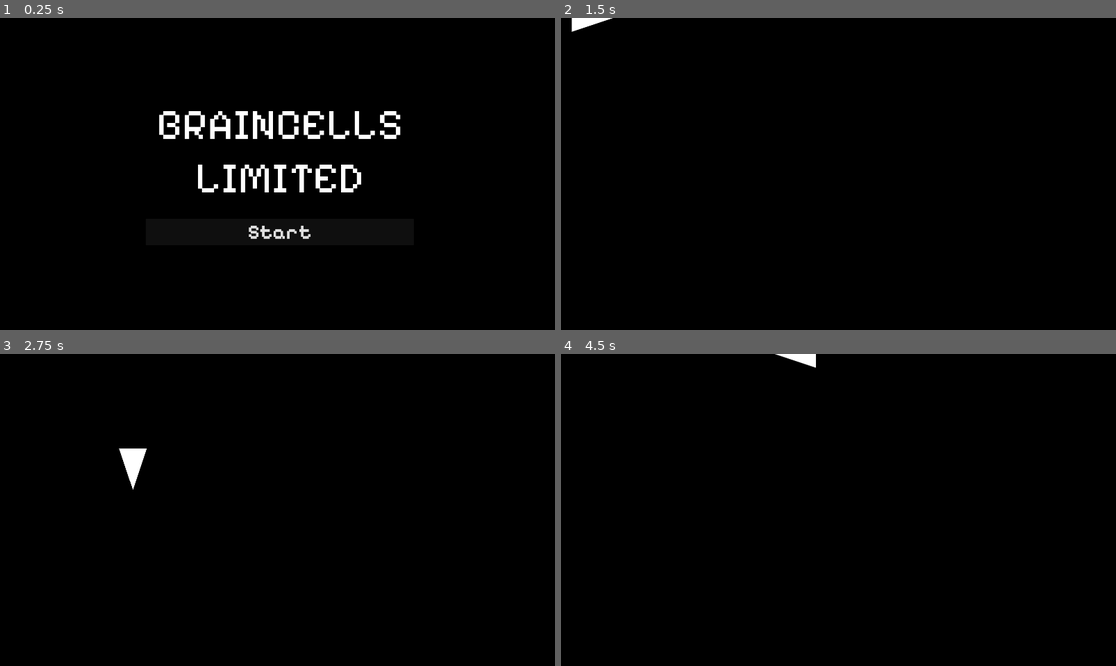
Above: before the commit, frames 1-4 (two rows, left to right).
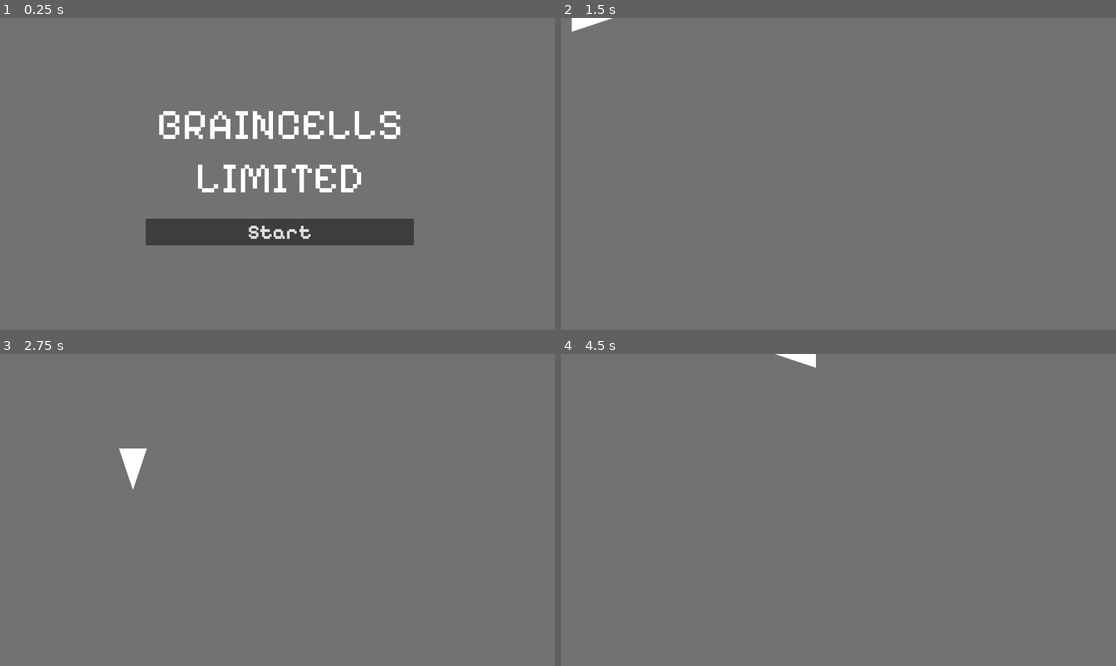
Above: after the commit, the same moments.

Repository: SabrinaRoss/Braincelll-Limited
Game: Godot game, scene res://Scene/start_scene.tscn
Same seed, same stepped clock (60 frames per second), same inputs: the game is played once before the commit and once after it.
Inputs:
- Up to frame 1 (0.25 s): no input
- Up to frame 2 (1.5 s): click "Start" at 0.5 s; tap Enter at 1.25 s; hold Right (ui_right) from 1.28 s (still down); tap B at 1.35 s
- Up to frame 3 (2.75 s): release Right (ui_right) at 2.03 s; hold Down (ui_down) from 2.03 s (still down); tap C at 2.1 s
- Up to frame 4 (4.5 s): release Down (ui_down) at 2.78 s; hold Right (ui_right) 2.78-3.53 s; tap E at 2.85 s; hold Up (ui_up) 3.53-4.28 s; tap F at 3.6 s; hold Left (ui_left) from 4.28 s (still down); tap B at 4.35 s

The runs differ from the first frame. In frame 1, 98% of the frame differs, in the area x 0-100%, y 0-100%; in frame 2, 100%; in frame 3, 100%; in frame 4, 100%.

Commit message:
popup puzzle shift test

Diff:
--- /dev/null
+++ b/Scene/QTEnode.gd
@@ -0,0 +1,26 @@
+extends Node2D
+
+var qte_icons = {
+	"A": preload("res://Letter_Asset/a.png"),
+	"B": preload("res://Letter_Asset/b.png")
+}
+
+@onready var qte_sprite = $QTEnode
+func show_qte(key:String):
+	if qte_icons.has(key):
+		qte_sprite.text = load(qte_icons[key])
+		self.show()
+	else:
+		print("Invalid QTEKey: ", key)
+
+func hide_qte():
+	self.hide()
+
+# Called when the node enters the scene tree for the first time.
+func _ready():
+	show_qte("A")
+
+
+# Called every frame. 'delta' is the elapsed time since the previous frame.
+#func _process(delta):
+#	pass
--- /dev/null
+++ b/Scene/QTEnode.tscn
@@ -0,0 +1,12 @@
+[gd_scene load_steps=3 format=3 uid="uid://wg6r5l4veqfg"]
+
+[ext_resource type="Script" path="res://Scene/QTEnode.gd" id="1_ap0qa"]
+[ext_resource type="Texture2D" uid="uid://dskf0rmbxqy5o" path="res://Letter_Asset/a.png" id="2_3a7hi"]
+
+[node name="Node2D" type="Node2D"]
+script = ExtResource("1_ap0qa")
+
+[node name="SpriteA" type="Sprite2D" parent="."]
+position = Vector2(2.08165e-12, 2.08165e-12)
+scale = Vector2(100, 100)
+texture = ExtResource("2_3a7hi")
--- /dev/null
+++ b/Scene/puzzle_shift.tscn
@@ -0,0 +1,65 @@
+[gd_scene load_steps=10 format=3 uid="uid://cj6gq6ytvciuk"]
+
+[ext_resource type="Texture2D" uid="uid://b8jik37dylaiv" path="res://Letter_Asset/a.png" id="1_1jpc4"]
+[ext_resource type="Texture2D" uid="uid://bnx04qsfppta1" path="res://Letter_Asset/b.png" id="2_qiu23"]
+[ext_resource type="Texture2D" uid="uid://bpok2ufrbr0ba" path="res://Letter_Asset/c.png" id="3_3265f"]
+[ext_resource type="Texture2D" uid="uid://1sj2fr4chs74" path="res://Letter_Asset/d.png" id="4_iscso"]
+[ext_resource type="Texture2D" uid="uid://bw2lw0dugsaru" path="res://Letter_Asset/e.png" id="5_27cx3"]
+[ext_resource type="Texture2D" uid="uid://llwxte3v2mkr" path="res://Letter_Asset/f.png" id="6_xuk0g"]
+[ext_resource type="Texture2D" uid="uid://cwt5pe7dnpux8" path="res://Letter_Asset/g.png" id="7_ogyr1"]
+[ext_resource type="Texture2D" uid="uid://c2ku70jpntr2h" path="res://Letter_Asset/h.png" id="8_s6xo1"]
+
+[sub_resource type="RectangleShape2D" id="RectangleShape2D_lhlsq"]
+size = Vector2(900, 900)
+
+[node name="PuzzleShift" type="Area2D"]
+
+[node name="CollisionShape2D" type="CollisionShape2D" parent="."]
+position = Vector2(453, 447)
+shape = SubResource("RectangleShape2D_lhlsq")
+one_way_collision_margin = 0.0
+
+[node name="Tile1" type="Sprite2D" parent="."]
+position = Vector2(150, 150)
+scale = Vector2(3, 3)
+texture = ExtResource("1_1jpc4")
+
+[node name="Tile2" type="Sprite2D" parent="."]
+position = Vector2(450, 150)
+scale = Vector2(3, 3)
+texture = ExtResource("2_qiu23")
+
+[node name="Tile3" type="Sprite2D" parent="."]
+position = Vector2(750, 150)
+scale = Vector2(3, 3)
+texture = ExtResource("3_3265f")
+
+[node name="Tile4" type="Sprite2D" parent="."]
+position = Vector2(150, 450)
+scale = Vector2(3, 3)
+texture = ExtResource("4_iscso")
+
+[node name="Tile5" type="Sprite2D" parent="."]
+position = Vector2(450, 450)
+scale = Vector2(3, 3)
+texture = ExtResource("5_27cx3")
+
+[node name="Tile6" type="Sprite2D" parent="."]
+position = Vector2(750, 450)
+scale = Vector2(3, 3)
+texture = ExtResource("6_xuk0g")
+
+[node name="Tile7" type="Sprite2D" parent="."]
+position = Vector2(150, 750)
+scale = Vector2(3, 3)
+texture = ExtResource("7_ogyr1")
+
+[node name="Tile8" type="Sprite2D" parent="."]
+position = Vector2(450, 750)
+scale = Vector2(3, 3)
+texture = ExtResource("8_s6xo1")
+
+[node name="Tile9" type="Sprite2D" parent="."]
+position = Vector2(150, 150)
+scale = Vector2(3, 3)
+texture = ExtResource("1_1jpc4")
--- a/project.godot
+++ b/project.godot
@@ -13,6 +13,7 @@
 config/name="Braincell-Limited"
 run/main_scene="res://Scene/start_scene.tscn"
 config/features=PackedStringArray("4.1", "Forward Plus")
+boot_splash/bg_color=Color(0.141176, 0.141176, 0.141176, 1)
 config/icon="res://icon.svg"
 
 [display]
@@ -62,4 +63,4 @@
 
 [rendering]
 
-environment/defaults/default_clear_color=Color(0, 0, 0, 1)
+environment/defaults/default_clear_color=Color(0.447059, 0.447059, 0.447059, 1)
--- a/quicktime_event_test.gd
+++ b/quicktime_event_test.gd
@@ -49,6 +49,8 @@
 	_reset_timer()
 
 
+
+
 func _qte_fail():
 	print("Puzzle fail")
 	_reset_timer()
Binary file added: Letter_Asset/a.png
Not shown, added: Letter_Asset/a.png.import
Binary file added: Letter_Asset/b.png
Not shown, added: Letter_Asset/b.png.import
Binary file added: Letter_Asset/c.png
Not shown, added: Letter_Asset/c.png.import
Binary file added: Letter_Asset/d.png
Not shown, added: Letter_Asset/d.png.import
Binary file added: Letter_Asset/e.png
Not shown, added: Letter_Asset/e.png.import
Binary file added: Letter_Asset/f.png
Not shown, added: Letter_Asset/f.png.import
(and 6 more such lines)
